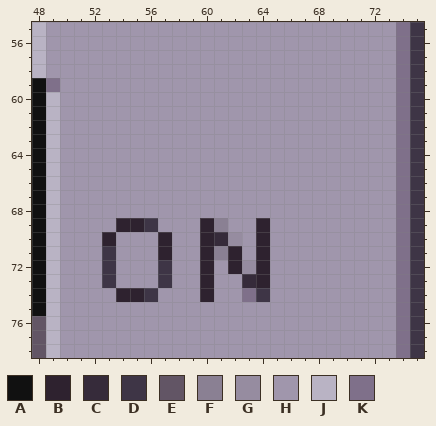
Two states of a pixel-art file, games/Phaser-Snake-Game/public/assets/sprites/spaceBoyBase.aseprite. Above: the version before the commit.
640x360 pixels, 1 frame. Colours within 5 levels of each other are drawn and written as one. Shown: x 48..75, y 55..78.
Visible layers, top first: "glass ui", "Bezel", "shadow" opacity 30%, "inventory", "compassNeedle", "compass", "zeds", "concept art".
Palette (. is transparent): A #111111  B #2e222f  C #362b3a  D #3e3546  E #625565  F #8a8093  G #968ca0  H #a096ac  J #b9b3c4  K #7f708a
Pixels before, first column x 48:
55 JHHHHHHHHHHHHHHHHHHHHHHHHHKD
56 JHHHHHHHHHHHHHHHHHHHHHHHHHKD
57 JHHHHHHHHHHHHHHHHHHHHHHHHHKD
58 JHHHHHHHHHHHHHHHHHHHHHHHHHKD
59 AKHHHHHHHHHHHHHHHHHHHHHHHHKD
60 AJHHHHHHHHHHHHHHHHHHHHHHHHKD
61 AJHHHHHHHHHHHHHHHHHHHHHHHHKD
62 AJHHHHHHHHHHHHHHHHHHHHHHHHKD
63 AJHHHHHHHHHHHHHHHHHHHHHHHHKD
64 AJHHHHHHHHHHHHHHHHHHHHHHHHKD
65 AJHHHHHHHHHHHHHHHHHHHHHHHHKD
66 AJHHHHHHHHHHHHHHHHHHHHHHHHKD
67 AJHHHHHHHHHHHHHHHHHHHHHHHHKD
68 AJHHHHHHHHHHHHHHHHHHHHHHHHKD
69 AJHHHHBBDHHHBFHHBHHHHHHHHHKD
70 AJHHHBHHHBHHBCGHBHHHHHHHHHKD
71 AJHHHDHHHBHHBFBHBHHHHHHHHHKD
72 AJHHHDHHHDHHBHBGBHHHHHHHHHKD
73 AJHHHDHHHDHHBHHCBHHHHHHHHHKD
74 AJHHHHBBDHHHBHHKDHHHHHHHHHKD
75 AJHHHHHHHHHHHHHHHHHHHHHHHHKD
76 EJHHHHHHHHHHHHHHHHHHHHHHHHKD
77 EJHHHHHHHHHHHHHHHHHHHHHHHHKD
78 EJHHHHHHHHHHHHHHHHHHHHHHHHKD
The result:
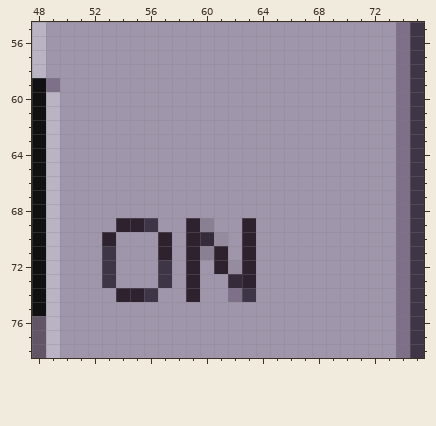
The edit:
Changed rows in their new state; - is an unchanged pixel.
Layer "Bezel":
first column x 59:
69 BFH-BH
70 BCGHBH
71 BFBHBH
72 BHBGBH
73 BH-CBH
74 BH-KDH
